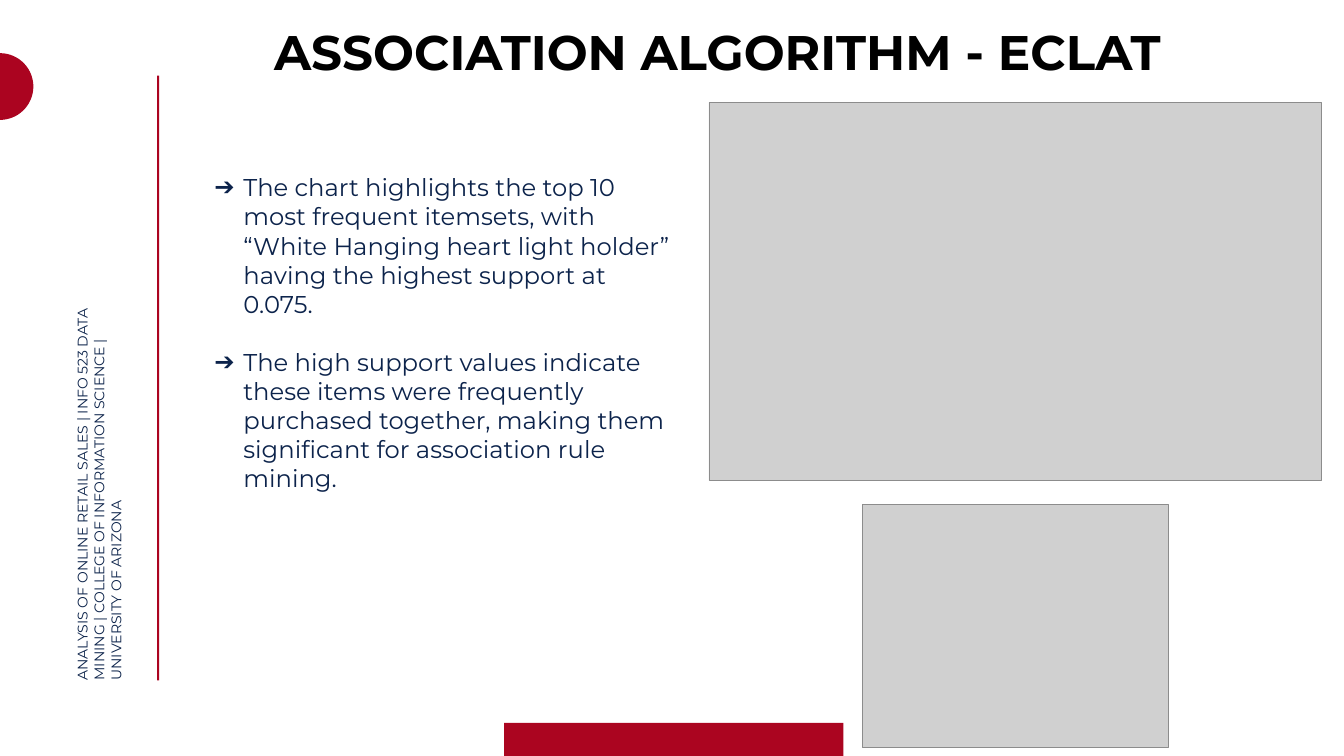
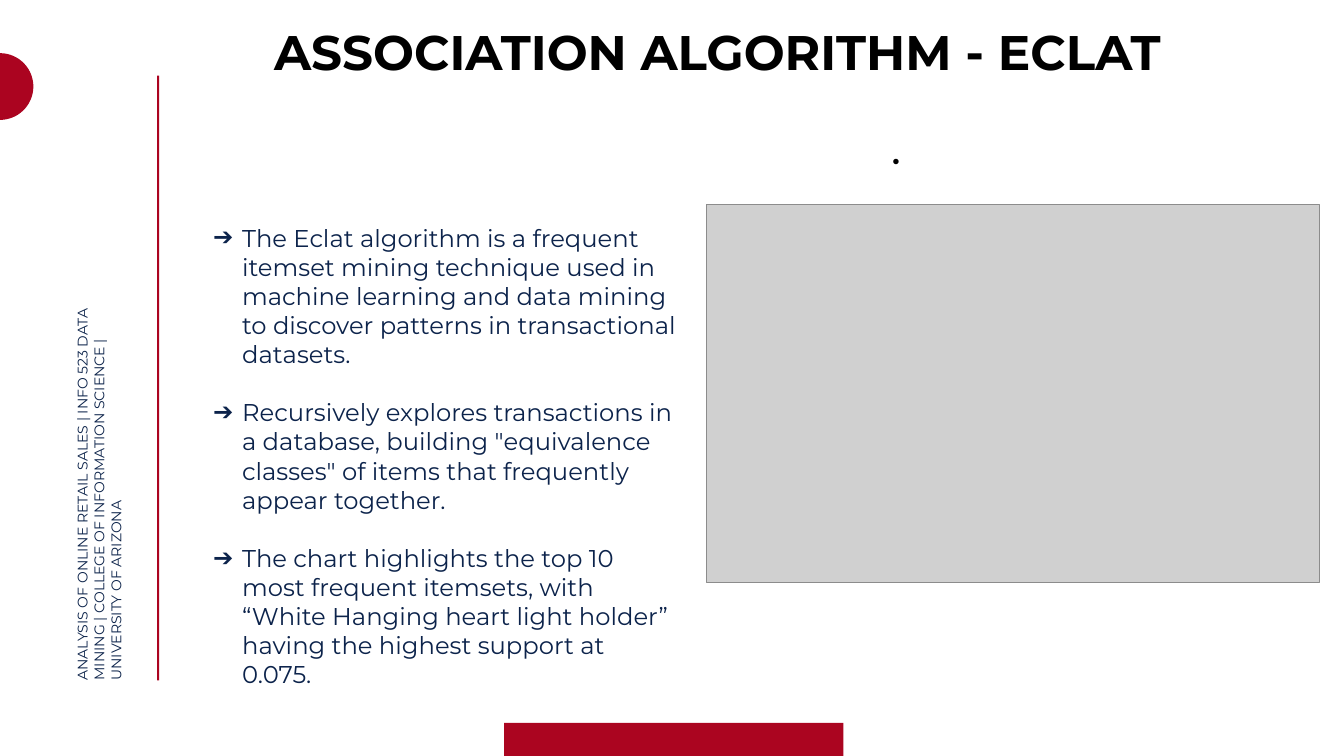
Before and after one commit to praagnya08/INFO-523, a slide deck: slide 16 of INFO 523 DATA MINING PRESENTATION GROUP 6.pptx (slide 14 before the commit). Drawn at 1344x756 pixels with LibreOffice and Linux fonts; fonts in the diff are those of the drawing; grey boxes stand for pictures; background and template pictures are left out. Boxes give left, top, right and bottom in pixels: in the first picture for what was removed or moved away, otherwise in the second. Text is boxed around its words. In the diff, an @@ line names an element or a change of style, - is before the commit and + after.

```diff
--- a/INFO 523 DATA MINING PRESENTATION GROUP 6.pptx
+++ b/INFO 523 DATA MINING PRESENTATION GROUP 6.pptx
@@ picture: place and size @@
-picture at <box>709,102,1321,480</box>
+picture at <box>706,204,1318,582</box>
@@ text "The Eclat algorithm is a ...": place and size @@
-text "The Eclat algorithm is a ..." at <box>243,178,669,492</box>
+text "The Eclat algorithm is a ..." at <box>242,229,676,683</box>
@@ text at <box>242,229,676,514</box>: paragraphs added @@
+➔ The Eclat algorithm is a frequent itemset mining technique used in machine learning and data mining to discover patterns in transactional datasets.
+➔ Recursively explores transactions in a database, building "equivalence classes" of items that frequently appear together.
@@ text at <box>243,353,665,492</box>: paragraph removed @@
-➔ The high support values indicate these items were frequently purchased together, making them significant for association rule mining.
@@ picture removed at <box>862,505,1169,747</box> @@
```
Also in this commit, not shown: 6 other slides changed, 5 slides added.
